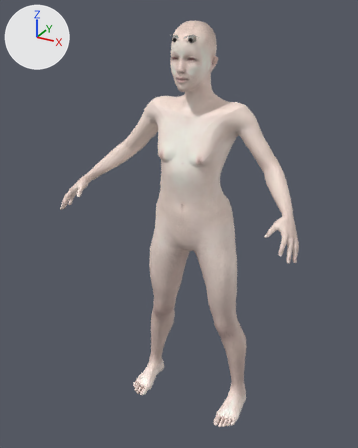
The glTF model 3d/models/av/m/body.glb: old version first, new version second.
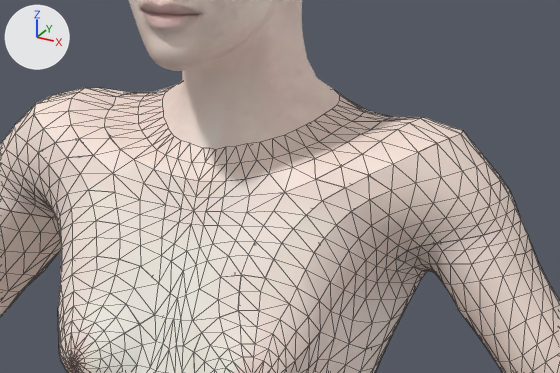
There are two pictures of each version: one whole from a 50 mm camera at (0.855, -1.72, 1.714) aimed at (-0.038, -0.097, 0.902), one close up on the part from 41% to 75% of the width and 17% to 35% of the height. Every picture has the same lights, and +X, +Y and +Z are marked at upper left. The last two pictures show the newer version. The close-ups show mesh edges as thin lines. Vertices at exactly the same position are counted once.

Objects in the first close-up: 'body-0', 'body-14', 'body-15', 'body-16', 'body-19', 'body-2', 'body-20', 'body-21', 'body-22', 'body-4', 'body-5', 'body-8' and 4 more.
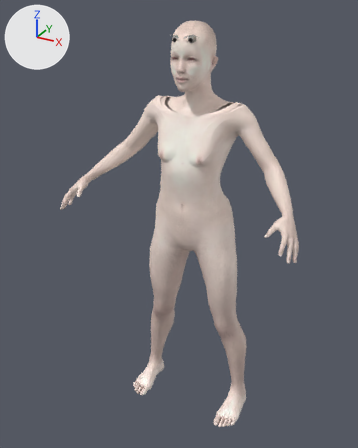
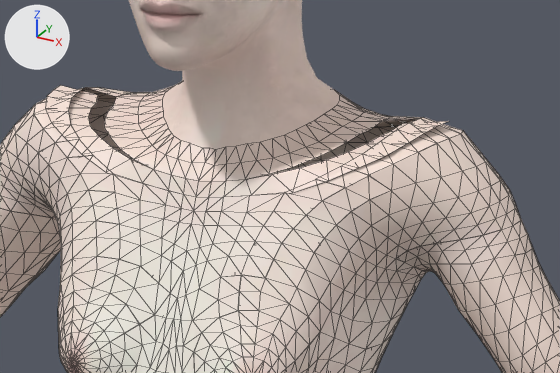
The newer file adds a shape key; the second version is drawn at full value of the shape key 'torso-vshape-incr' of 'body-16', and the change is written as the vertex moves it makes.

Pixel boxes [x1, y1, x2, y2] of what changed, in the close-ups (560 x 373 px; the box of a moved part takes in the faces that stretch with it):
'body-16', reshaped (14% wider): before [68, 88, 420, 197]; after [45, 85, 448, 197]
part 1 of me_base_033, moved or reshaped: before [68, 88, 168, 190]; after [45, 85, 168, 190]
part 2 of me_base_033, moved or reshaped: before [224, 118, 420, 197]; after [224, 121, 448, 197]

What changed in the scene script:
```text
Change me_base_033:
    used by ob_body_16; location = (0.0, 0.0, 0.0); scale = (0.01, 0.01, 0.01)
    remove me_base_033.from_pydata(...)  # 46 vertices, 44 faces; spans x -15.4..15.4, y -9.9..-1.1, z 133.2..139.3
    add me_base_033.from_pydata(...)  # 46 vertices, 44 faces; spans x -17.9..17.9, y -9.9..-1.1, z 133.2..139.3
    me_base_033 part 1
    me_base_033.vertices[0].co: (-11.5, -3.9, 138.2) -> (-13.2, -3.9, 138.2)  # pixel (108, 109) -> pixel (91, 108)
    me_base_033.vertices[1].co: (-14.9, -4.3, 138.9) -> (-17.3, -4.3, 138.9)  # pixel (71, 98) -> pixel (46, 96)
    me_base_033.vertices[2].co: (-14.1, -6.0, 138.2) -> (-16.4, -6.0, 138.2)  # pixel (68, 110) -> pixel (45, 108)
    me_base_033.vertices[3].co: (-11.8, -2.5, 138.3) -> (-13.5, -2.5, 138.3)  # pixel (113, 105) -> pixel (96, 103)
    me_base_033.vertices[4].co: (-15.1, -2.6, 139.2) -> (-17.6, -2.6, 139.2)  # pixel (78, 92) -> pixel (53, 89)
    me_base_033.vertices[5].co: (-12.2, -1.3, 138.8) -> (-14.0, -1.3, 138.8)  # pixel (116, 96) -> pixel (98, 94)
    me_base_033.vertices[6].co: (-15.4, -1.1, 139.3) -> (-17.9, -1.1, 139.3)  # pixel (85, 87) -> pixel (60, 85)
    me_base_033.vertices[7].co: (-11.0, -5.3, 137.7) -> (-12.6, -5.3, 137.7)  # pixel (104, 118) -> pixel (88, 116)
    me_base_033.vertices[8].co: (-13.2, -7.2, 137.3) -> (-15.1, -7.2, 137.3)  # pixel (70, 124) -> pixel (51, 122)
    me_base_033.vertices[9].co: (-10.3, -6.6, 137.3) -> (-11.7, -6.6, 137.3)  # pixel (104, 127) -> pixel (89, 125)
    me_base_033.vertices[10].co: (-11.8, -8.1, 136.4) -> (-13.3, -8.1, 136.4)  # pixel (79, 138) -> pixel (64, 137)
    me_base_033.vertices[11].co: (-9.3, -7.5, 136.7) -> (-10.3, -7.5, 136.7)  # pixel (109, 137) -> pixel (99, 136)
    me_base_033.vertices[12].co: (-10.1, -8.9, 135.4) -> (-11.2, -8.9, 135.4)  # pixel (93, 155) -> pixel (81, 154)
    me_base_033.vertices[13].co: (-7.8, -8.4, 136.0) -> (-8.4, -8.4, 136.0)  # pixel (120, 149) -> pixel (113, 148)
    me_base_033.vertices[14].co: (-7.8, -9.7, 134.3) -> (-8.5, -9.7, 134.3)  # pixel (112, 173) -> pixel (105, 172)
    me_base_033.vertices[15].co: (-6.1, -9.2, 135.5) -> (-6.4, -9.2, 135.5)  # pixel (133, 159) -> pixel (130, 158)
    me_base_033.vertices[16].co: (-4.8, -9.9, 133.8) -> (-4.9, -9.9, 133.8)  # pixel (143, 183) -> pixel (142, 183)
    me_base_033 part 2
    me_base_033.vertices[29].co: (4.8, -9.9, 133.8) -> (4.9, -9.9, 133.8)  # pixel (249, 195) -> pixel (251, 195)
    me_base_033.vertices[30].co: (6.1, -9.2, 135.5) -> (6.4, -9.2, 135.5)  # pixel (269, 173) -> pixel (272, 174)
    me_base_033.vertices[31].co: (7.8, -9.7, 134.3) -> (8.5, -9.7, 134.3)  # pixel (284, 192) -> pixel (292, 192)
    me_base_033.vertices[32].co: (7.8, -8.4, 136.0) -> (8.4, -8.4, 136.0)  # pixel (292, 167) -> pixel (300, 167)
    me_base_033.vertices[33].co: (10.1, -8.9, 135.4) -> (11.2, -8.9, 135.4)  # pixel (315, 179) -> pixel (328, 180)
    me_base_033.vertices[34].co: (9.3, -7.5, 136.7) -> (10.3, -7.5, 136.7)  # pixel (314, 158) -> pixel (326, 159)
    me_base_033.vertices[35].co: (11.8, -8.1, 136.4) -> (13.3, -8.1, 136.4)  # pixel (341, 166) -> pixel (358, 167)
    me_base_033.vertices[36].co: (10.3, -6.6, 137.3) -> (11.7, -6.6, 137.3)  # pixel (332, 150) -> pixel (348, 151)
    me_base_033.vertices[37].co: (13.2, -7.2, 137.3) -> (15.1, -7.2, 137.3)  # pixel (362, 154) -> pixel (384, 156)
    me_base_033.vertices[38].co: (11.0, -5.3, 137.7) -> (12.6, -5.3, 137.7)  # pixel (347, 141) -> pixel (365, 143)
    me_base_033.vertices[39].co: (14.1, -6.0, 138.2) -> (16.4, -6.0, 138.2)  # pixel (380, 141) -> pixel (407, 143)
    me_base_033.vertices[40].co: (11.5, -3.9, 138.2) -> (13.2, -3.9, 138.2)  # pixel (360, 134) -> pixel (379, 136)
    me_base_033.vertices[41].co: (14.9, -4.3, 138.9) -> (17.3, -4.3, 138.9)  # pixel (397, 129) -> pixel (426, 132)
    me_base_033.vertices[42].co: (11.8, -2.5, 138.3) -> (13.5, -2.5, 138.3)  # pixel (370, 129) -> pixel (390, 131)
    me_base_033.vertices[43].co: (15.1, -2.6, 139.2) -> (17.6, -2.6, 139.2)  # pixel (409, 122) -> pixel (438, 125)
    me_base_033.vertices[44].co: (12.2, -1.3, 138.8) -> (14.0, -1.3, 138.8)  # pixel (381, 121) -> pixel (402, 123)
    me_base_033.vertices[45].co: (15.4, -1.1, 139.3) -> (17.9, -1.1, 139.3)  # pixel (420, 118) -> pixel (449, 121)
```
